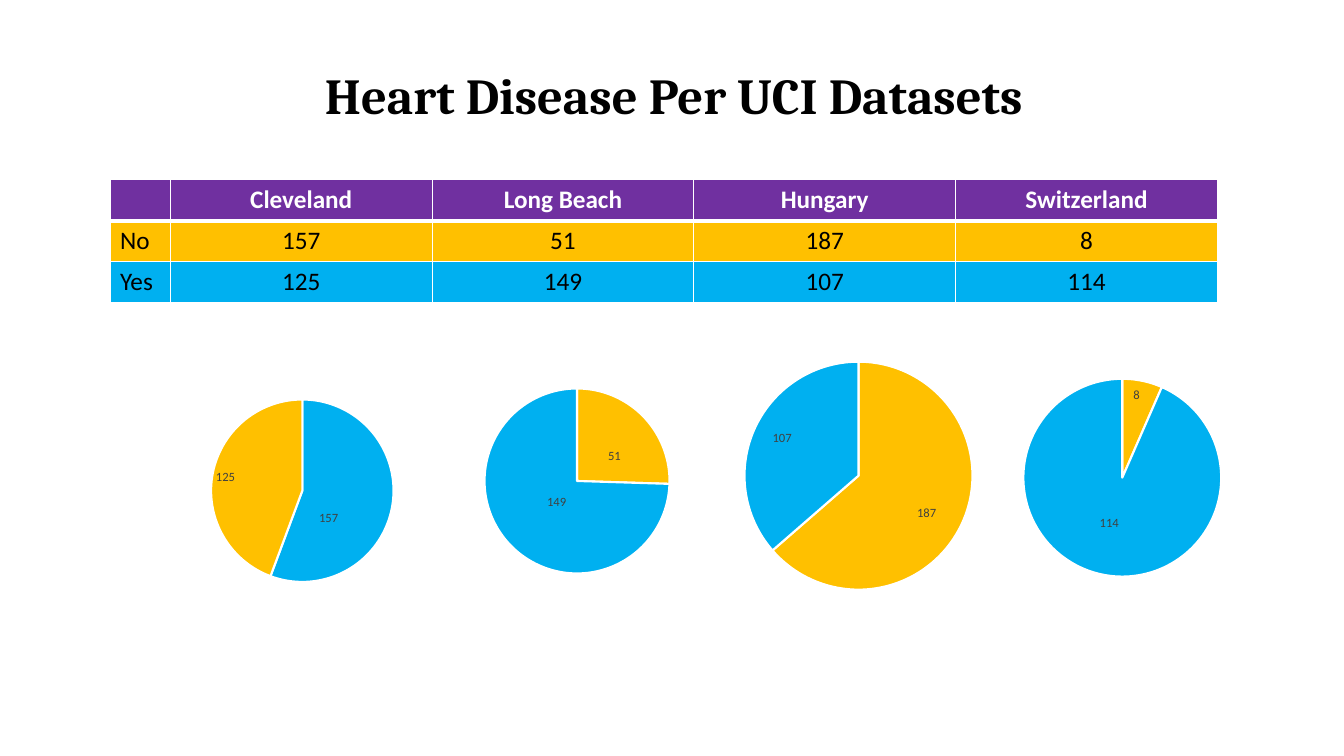
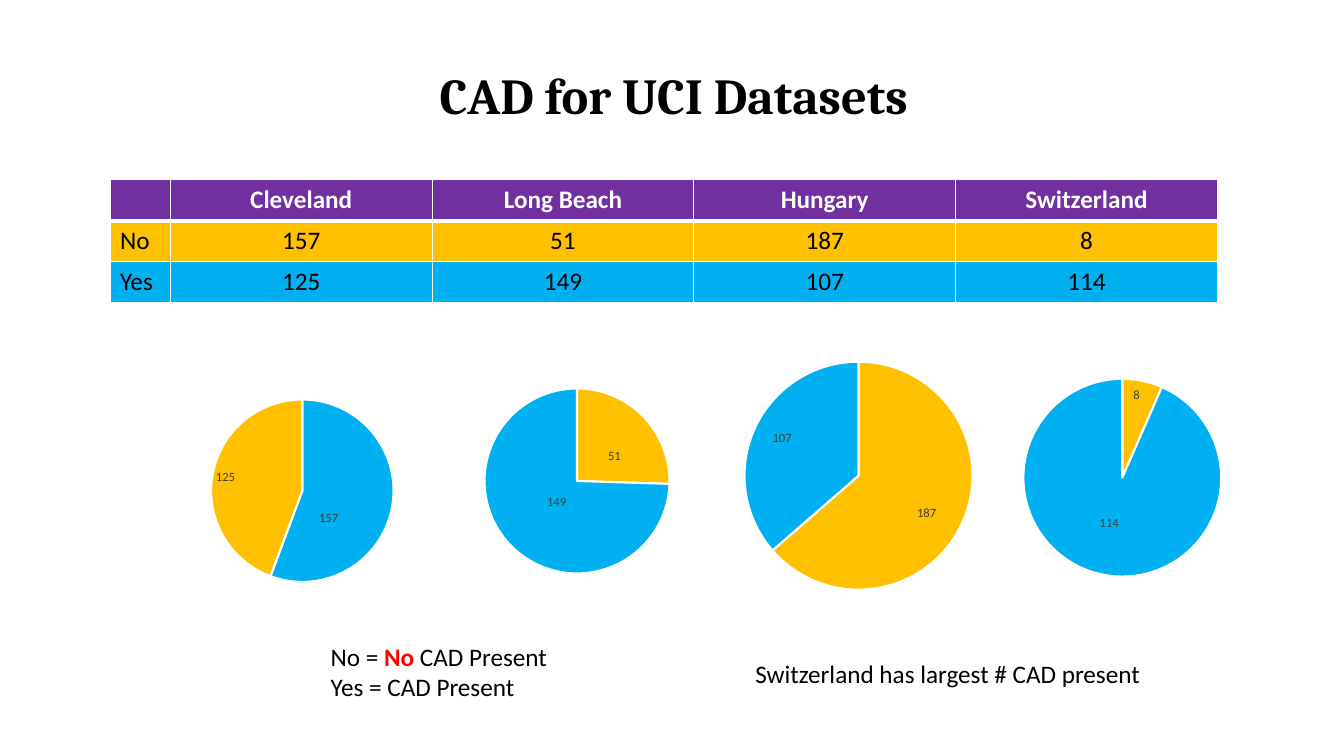
Before and after one commit to Ophelia82/Heart-Disease-Predictive-Model, a slide deck: slide 11 of Heart Disease Presentation.pptx (slide 7 before the commit). Drawn at 1344x756 pixels with LibreOffice and Linux fonts; fonts in the diff are those of the drawing. Boxes give left, top, right and bottom in pixels: in the first picture for what was removed or moved away, otherwise in the second. Text is boxed around its words. In the diff, an @@ line names an element or a change of style, - is before the commit and + after.

```diff
--- a/Heart Disease Presentation.pptx
+++ b/Heart Disease Presentation.pptx
@@ title at bbox=[440, 78, 908, 115]: text changed @@
-Heart Disease Per UCI Datasets
+CAD for UCI Datasets
@@ text added at bbox=[331, 649, 547, 697], 18 pt, text #000000 @@
+No = No CAD Present
+Yes = CAD Present
@@ text added at bbox=[755, 665, 1140, 688], 18 pt, text #000000 @@
+Switzerland has largest # CAD present
```
Also in this commit, not shown: 13 other slides changed, 6 slides added, 1 slide removed.
